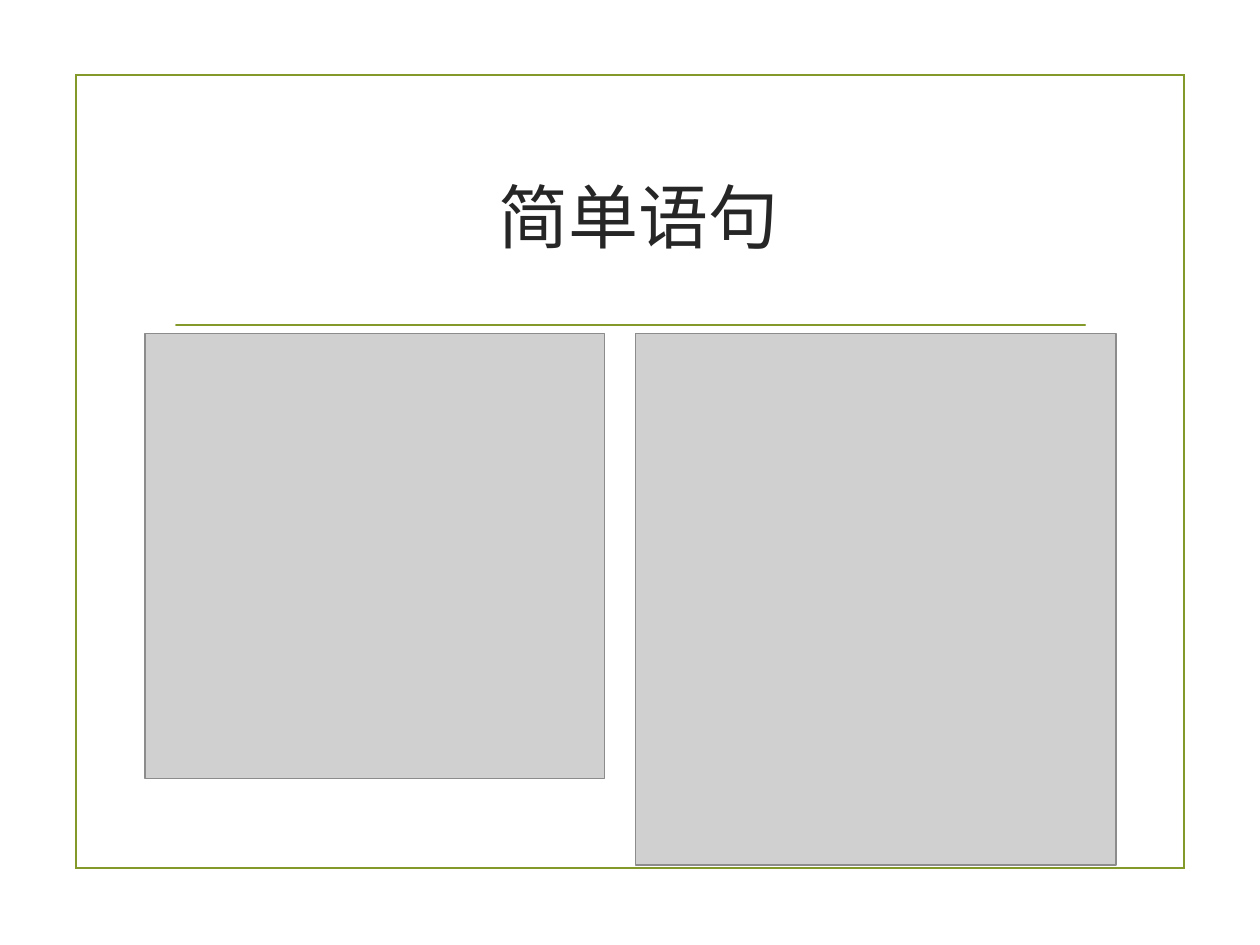
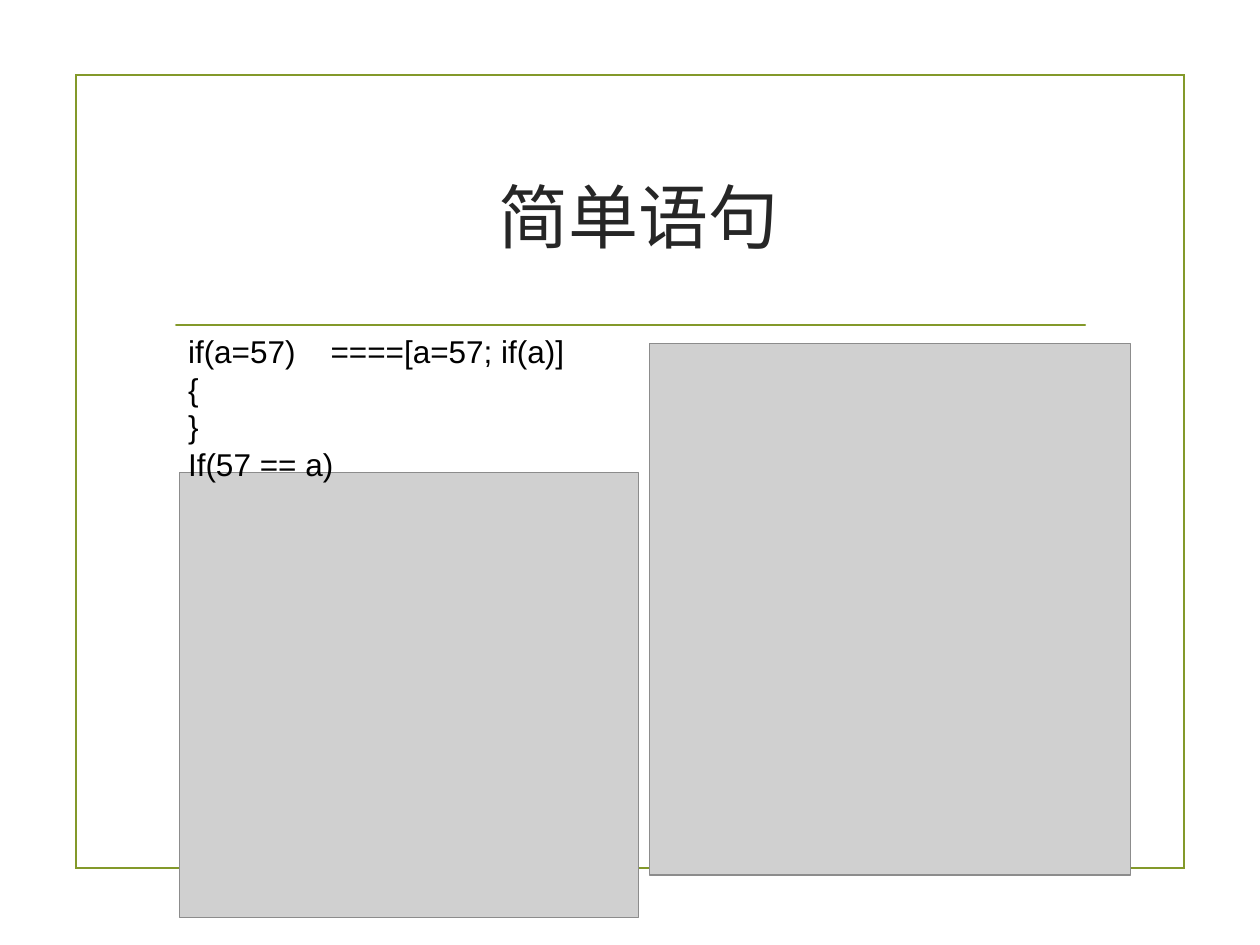
Before and after one commit to zuoshenghuang/curriculum, a slide deck: slide 32 of software/Ch_3_rules_demo.pptx. Drawn at 1260x945 pixels with LibreOffice and Linux fonts; fonts in the diff are those of the drawing; grey boxes stand for pictures; background and template pictures are left out. Boxes give left, top, right and bottom in pixels: in the first picture for what was removed or moved away, otherwise in the second. Text is boxed around its words. In the diff, an @@ line names an element or a change of style, - is before the commit and + after.

```diff
--- a/software/Ch_3_rules_demo.pptx
+++ b/software/Ch_3_rules_demo.pptx
@@ text added at (188,340,564,482), 18 pt, text #000000 @@
+if(a=57) ====[a=57; if(a)]
+{
+}
+If(57 == a)
@@ picture: place and size @@
-picture at (635,334,1116,866)
+picture at (650,344,1131,876)
@@ picture: place and size @@
-picture at (145,334,605,779)
+picture at (179,472,639,917)
```
Also in this commit, not shown: 15 other slides changed, 1 slide added, 1 slide removed, 1 other file.
